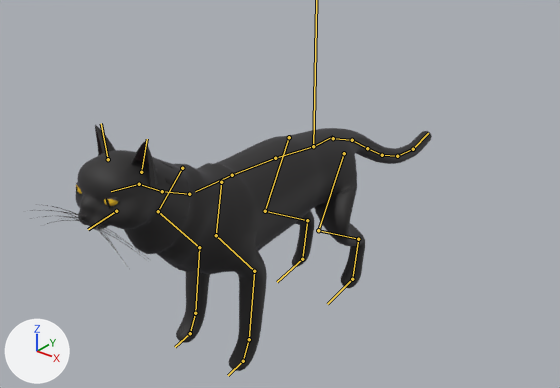
The glTF model assets/models/cat.glb as it was, and as the next commit left it.
Camera for both pictures: a 50 mm camera at (0.559, -0.65, 0.605) aimed at (-0.027, 0.083, 0.151). Arrows for +X, +Y and +Z are at lower left; the lights stay in place. The older version comes first. The bones that change, and the others that lie on the model, are drawn over the model as lines.

Objects in the first picture: 'cat_mesh'.
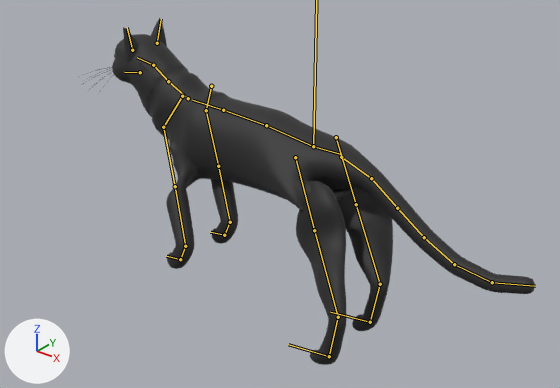
The newer file adds an action. The first version stands in its rest pose; the second is drawn at frame 15 of the action 'turn_r90'.

What the commit changed:
Bone 'Hips' (bone_hips) turns from (0, 0, 0) to (0, -90, 0) degrees about its own x, y and z.
Bone 'UpperArm.L' (bone_upperarm_l) turns from (0, 0, 0) to (-14, -112, -14) degrees about its own x, y and z.
Bone 'Forearm.L' (bone_forearm_l) turns from (0, 0, 0) to (47, -1, 0) degrees about its own x, y and z.
Bone 'Hand.L' (bone_hand_l) turns from (0, 0, 0) to (43, -29, 56) degrees about its own x, y and z.
Bone 'FrontToe.L' (bone_fronttoe_l) turns from (0, 0, 0) to (39, -42, 39) degrees about its own x, y and z.
Bone 'UpperArm.R' (bone_upperarm_r) turns from (0, 0, 0) to (-14, -112, -14) degrees about its own x, y and z.
Bone 'Forearm.R' (bone_forearm_r) turns from (0, 0, 0) to (47, -1, 0) degrees about its own x, y and z.
Bone 'Hand.R' (bone_hand_r) turns from (0, 0, 0) to (43, -29, 56) degrees about its own x, y and z.
Bone 'FrontToe.R' (bone_fronttoe_r) turns from (0, 0, 0) to (39, -42, 39) degrees about its own x, y and z.
Bone 'Tail1' (bone_tail1) turns from (0, 0, 0) to (0, 1, -1) degrees about its own x, y and z.
Bone 'Tail2' (bone_tail2) turns from (0, 0, 0) to (0, 2, -3) degrees about its own x, y and z.
Bone 'Tail3' (bone_tail3) turns from (0, 0, 0) to (0, 2, -3) degrees about its own x, y and z.
Bone 'Tail5' (bone_tail5) turns from (0, 0, 0) to (0, 0, 4) degrees about its own x, y and z.
Bone 'Tail6' (bone_tail6) turns from (0, 0, 0) to (0, 2, 9) degrees about its own x, y and z.
Bone 'Thigh.L' (bone_thigh_l) turns from (0, 0, 0) to (69, -24, -118) degrees about its own x, y and z.
Bone 'Shin.L' (bone_shin_l) turns from (0, 0, 0) to (-90, 0, -1) degrees about its own x, y and z.
Bone 'Foot.L' (bone_foot_l) turns from (0, 0, 0) to (106, -48, 13) degrees about its own x, y and z.
Bone 'Toe.L' (bone_toe_l) turns from (0, 0, 0) to (43, -62, 43) degrees about its own x, y and z.
Bone 'Thigh.R' (bone_thigh_r) turns from (0, 0, 0) to (69, -24, -118) degrees about its own x, y and z.
Bone 'Shin.R' (bone_shin_r) turns from (0, 0, 0) to (-90, 0, -1) degrees about its own x, y and z.
Bone 'Foot.R' (bone_foot_r) turns from (0, 0, 0) to (106, -48, 13) degrees about its own x, y and z.
Bone 'Toe.R' (bone_toe_r) turns from (0, 0, 0) to (43, -62, 43) degrees about its own x, y and z.

What differs and where, as boxes [x1, y1, x2, y2] in the pictures (560 x 388 px):
'cat_mesh', posed (13% wider, 40% taller)
    before: [30, 124, 432, 371]
    after: [79, 18, 535, 365]
bone 'UpperArm.L', root to tip
    before: (216, 235) to (254, 271)
    after: (163, 127) to (175, 186)
bone 'Forearm.L', root to tip
    before: (254, 271) to (249, 339)
    after: (175, 186) to (185, 246)
bone 'Hand.L', root to tip
    before: (249, 339) to (243, 361)
    after: (185, 246) to (180, 259)
bone 'FrontToe.L', root to tip
    before: (243, 361) to (228, 375)
    after: (180, 259) to (166, 256)
bone 'UpperArm.R', root to tip
    before: (158, 211) to (199, 247)
    after: (206, 110) to (218, 166)
bone 'Forearm.R', root to tip
    before: (199, 247) to (195, 313)
    after: (218, 166) to (230, 222)
bone 'Hand.R', root to tip
    before: (195, 313) to (190, 333)
    after: (230, 222) to (224, 235)
bone 'FrontToe.R', root to tip
    before: (190, 333) to (175, 347)
    after: (224, 235) to (210, 232)
bone 'Tail1', root to tip
    before: (333, 138) to (352, 140)
    after: (341, 157) to (371, 178)
bone 'Tail2', root to tip
    before: (352, 140) to (367, 148)
    after: (371, 178) to (397, 208)
bone 'Tail3', root to tip
    before: (367, 148) to (382, 155)
    after: (397, 208) to (424, 237)
bone 'Tail5', root to tip
    before: (397, 156) to (413, 149)
    after: (454, 264) to (492, 282)
bone 'Tail6', root to tip
    before: (413, 149) to (428, 133)
    after: (492, 282) to (535, 286)
bone 'Thigh.L', root to tip
    before: (344, 153) to (318, 230)
    after: (295, 157) to (314, 230)
bone 'Shin.L', root to tip
    before: (318, 230) to (358, 239)
    after: (314, 230) to (338, 317)
bone 'Foot.L', root to tip
    before: (358, 239) to (352, 279)
    after: (338, 317) to (329, 356)
bone 'Toe.L', root to tip
    before: (352, 279) to (327, 304)
    after: (329, 356) to (288, 344)
bone 'Thigh.R', root to tip
    before: (289, 137) to (265, 211)
    after: (336, 137) to (356, 204)
bone 'Shin.R', root to tip
    before: (265, 211) to (307, 220)
    after: (356, 204) to (380, 284)
bone 'Foot.R', root to tip
    before: (307, 220) to (302, 259)
    after: (380, 284) to (370, 322)
bone 'Toe.R', root to tip
    before: (302, 259) to (277, 282)
    after: (370, 322) to (330, 312)
